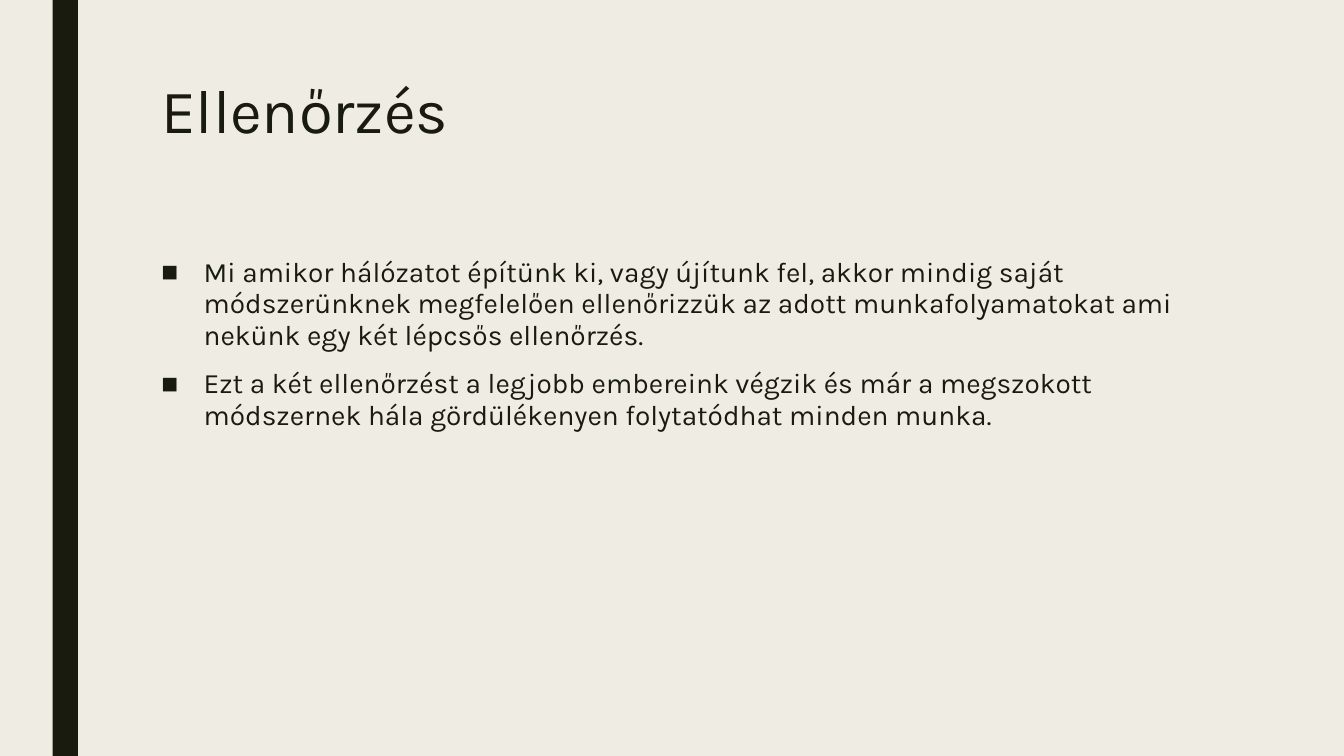
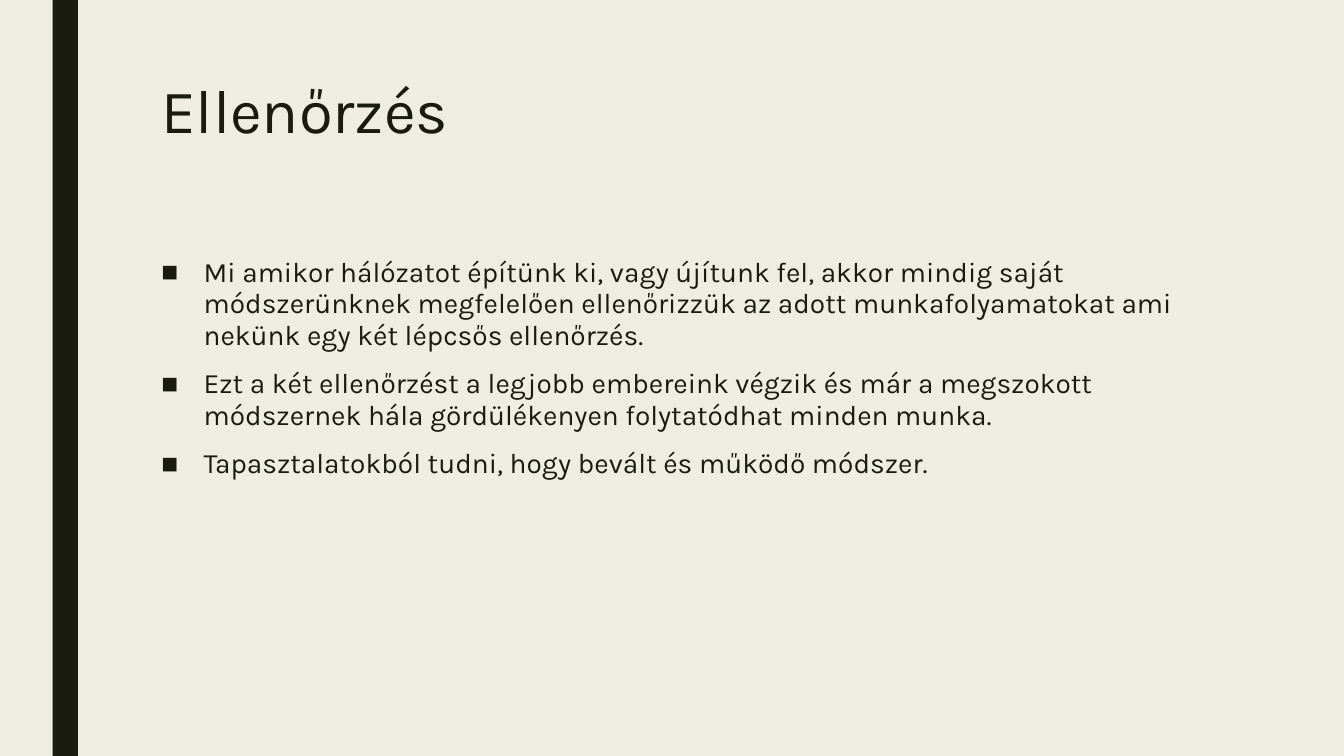
Before and after one commit to HrubosMark/Bobi-KFT, a slide deck: slide 4 of Bobi_Kft.pptx. Drawn at 1344x756 pixels with LibreOffice and Linux fonts; fonts in the diff are those of the drawing. Boxes give left, top, right and bottom in pixels: in the first picture for what was removed or moved away, otherwise in the second. Text is boxed around its words. In the diff, an @@ line names an element or a change of style, - is before the commit and + after.

```diff
--- a/Bobi_Kft.pptx
+++ b/Bobi_Kft.pptx
@@ text at box(204, 451, 928, 480): paragraph added @@
+■ Tapasztalatokból tudni, hogy bevált és működő módszer.
```
Also in this commit, not shown: 8 other slides changed, 11 slides added, 1 slide removed.
